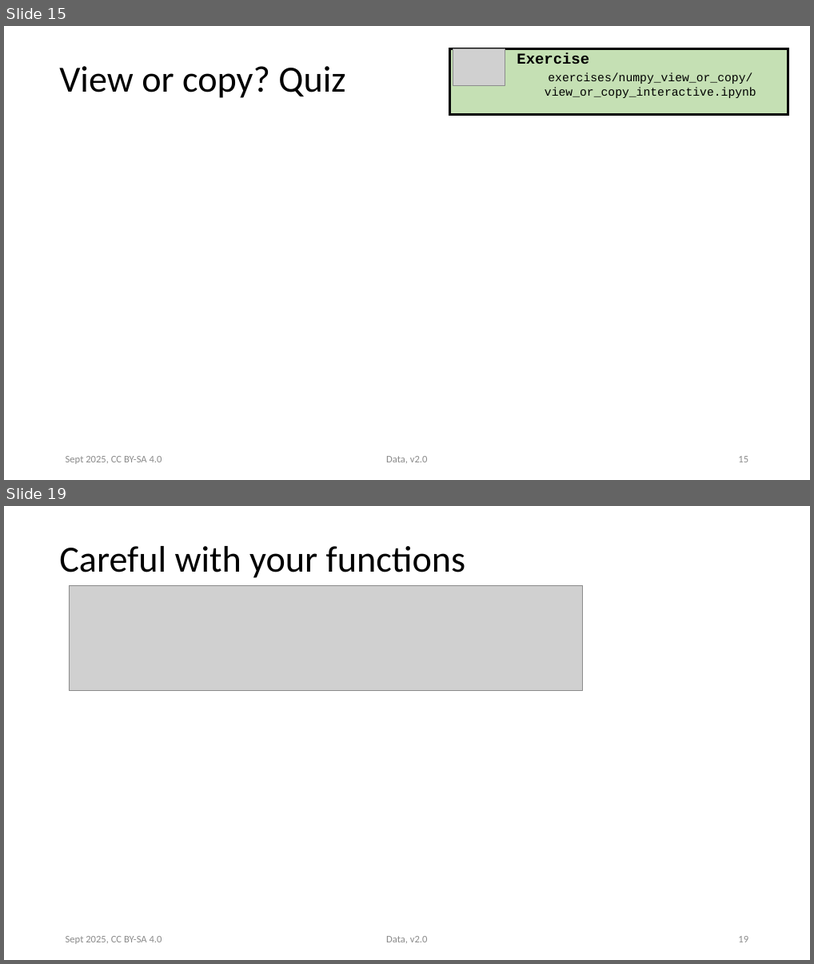
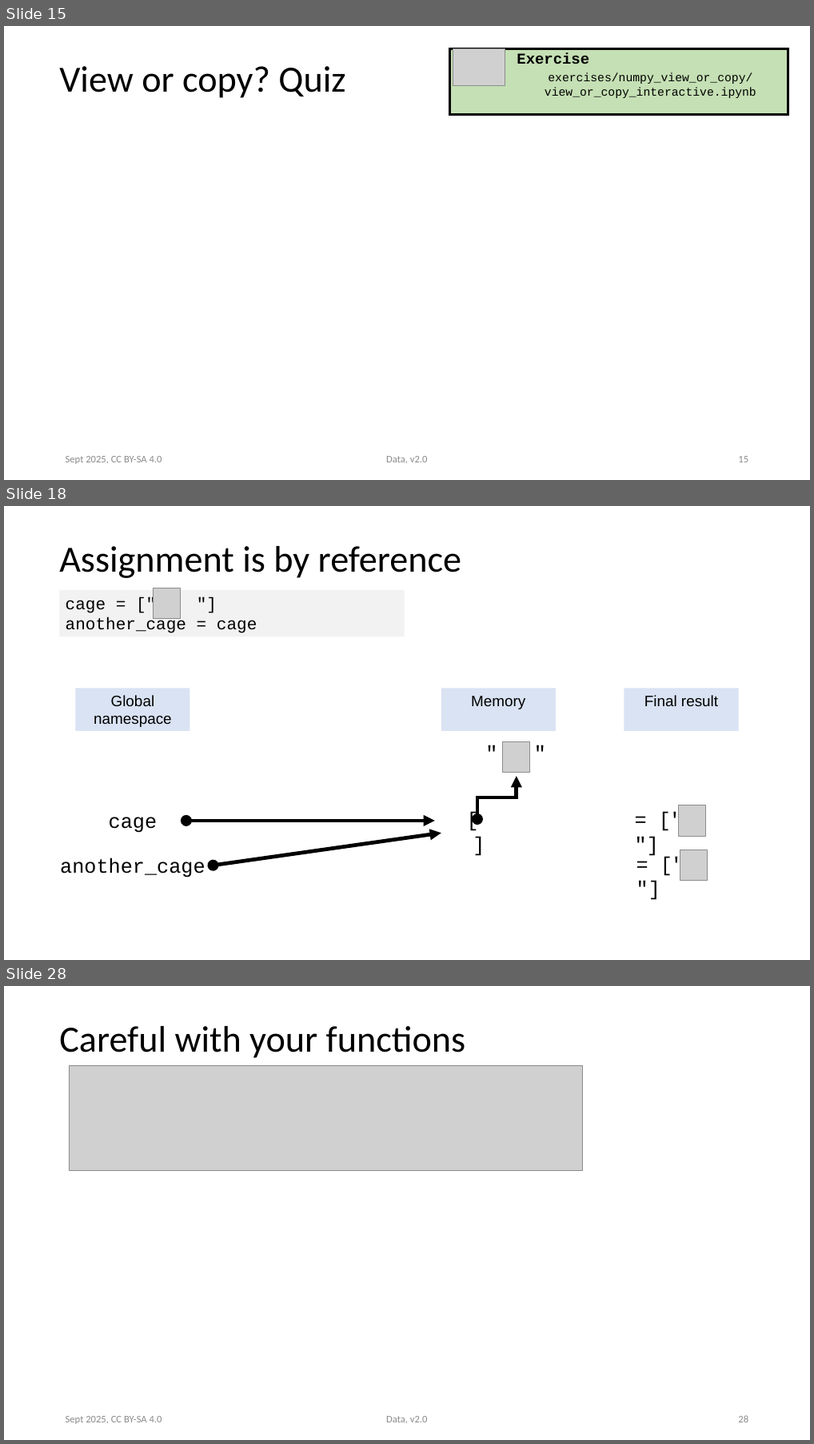
Before and after one commit to ASPP/data_class, a slide deck: numpy.pptx. Shown one above the other, each under a label of ours: slides 15 and 19 before the commit, slides 15, 18 and 28 after it; the slides between them are not shown. The pictures are 814x964 and 814x1444 pixels, drawn with LibreOffice and Linux fonts; fonts in the diff are those of the drawing; grey boxes stand for pictures. Boxes give left, top, right and bottom in pixels: in the first picture for what was removed or moved away, otherwise in the second. Text is boxed around its words. In the diff, an @@ line names an element or a change of style, - is before the commit and + after.

Commit message:
Proposal for slides on assignment by reference

```diff
--- a/numpy.pptx
+++ b/numpy.pptx
@@ slide 18 added at [4, 506, 810, 960], background #FFFFFF @@
@@ title added at [59, 546, 462, 578], 44 pt, text #000000 @@
+Assignment is by reference
@@ rectangle added at [60, 590, 405, 636], fill #F2F2F2, 20 pt, text #000000 @@
+cage = [" "]
+another_cage = cage
@@ picture added at [153, 588, 180, 619] @@
@@ rectangle added at [75, 688, 190, 731], fill #DAE3F3, 18 pt, text #000000 @@
+Global namespace
@@ rectangle added at [442, 688, 556, 731], fill #DAE3F3, 18 pt, text #000000 @@
+Memory
@@ rectangle added at [625, 688, 739, 731], fill #DAE3F3, 18 pt, text #000000 @@
+Final result
@@ text added at [477, 737, 556, 768], 24 pt, text #000000 @@
+" "
@@ picture added at [503, 741, 530, 772] @@
@@ elbow double arrow added from (478, 819) to (517, 776), #000000 4.5 pt @@
@@ text added at [109, 816, 158, 832], 24 pt, text #000000 @@
+cage
@@ text added at [450, 804, 508, 834], 24 pt, text #000000 @@
+[ ]
@@ text added at [629, 804, 731, 834], 24 pt, text #000000 @@
+= [" "]
@@ picture added at [679, 805, 706, 836] @@
@@ double arrow added from (186, 820) to (435, 820), #000000 4.5 pt @@
@@ double arrow added from (214, 865) to (442, 832), #000000 4.5 pt @@
@@ text added at [60, 858, 206, 877], 24 pt, text #000000 @@
+another_cage
@@ text added at [630, 848, 733, 879], 24 pt, text #000000 @@
+= [" "]
@@ picture added at [680, 850, 707, 880] @@
@@ what was slide 19 is now slide 28 @@
@@ page number at [738, 1415, 749, 1422]: text changed @@
-19
+28
```
Also in this commit, not shown: 4 slides changed, 8 other slides added.
